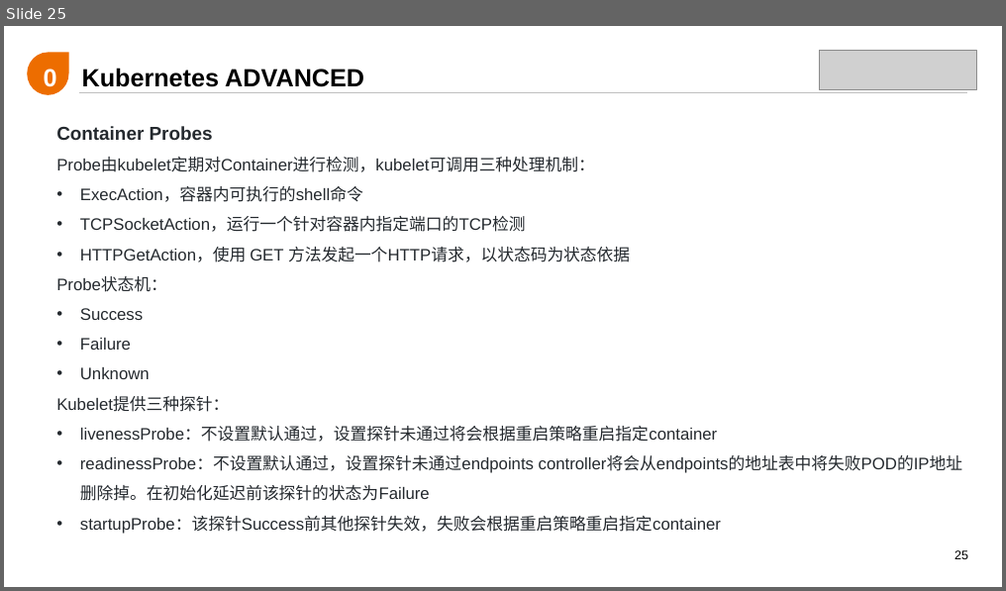
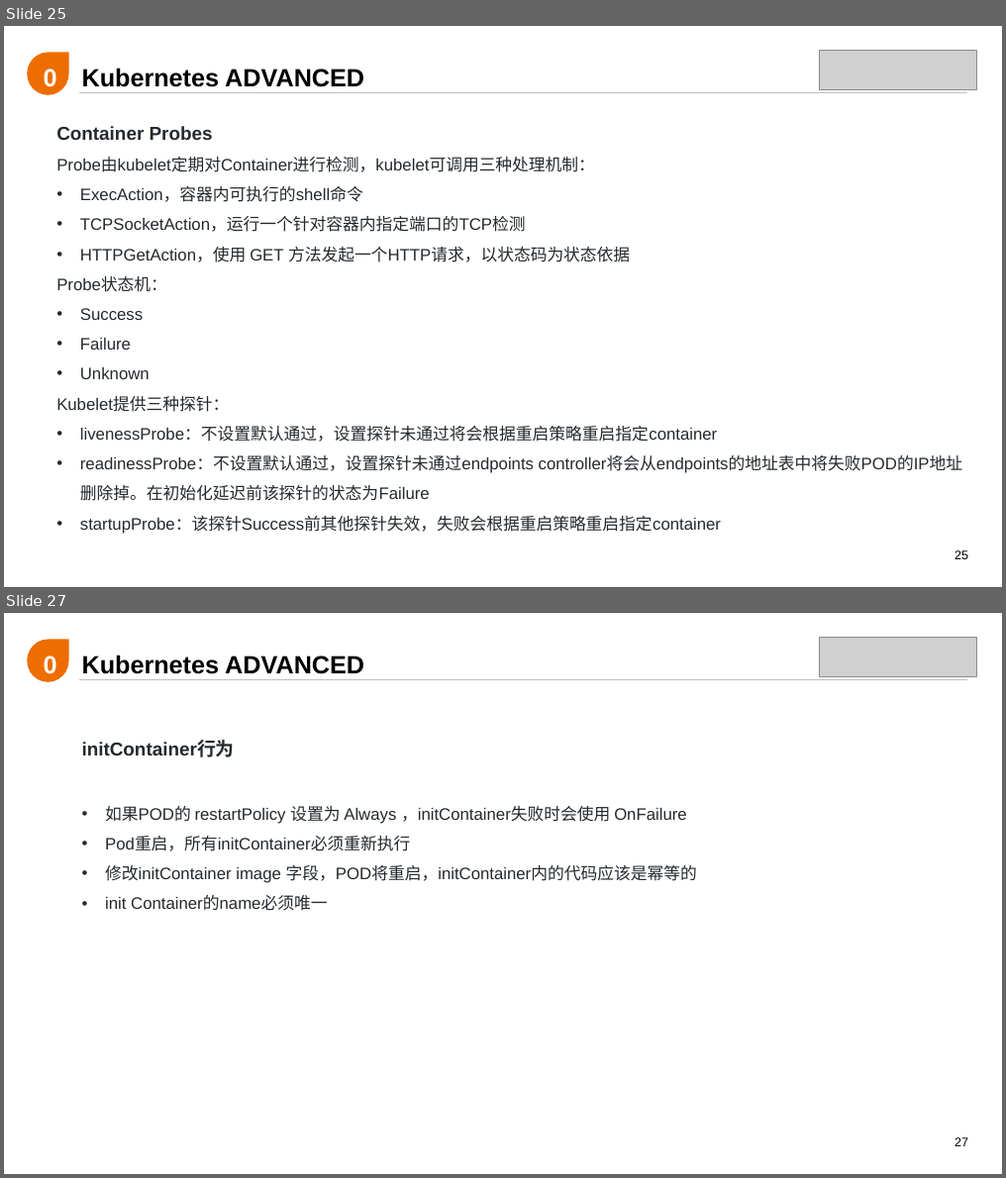
Before and after one commit to liamliu1986/kubecamp, a slide deck: 培训体系/002-Kubernetes,Containers Reborn/Kubernetes,Containers Reborn.pptx. Shown one above the other, each under a label of ours: slide 25 before the commit, slides 25 and 27 after it; the slides between them are not shown. The pictures are 1006x591 and 1006x1178 pixels, drawn with LibreOffice and Linux fonts; fonts in the diff are those of the drawing; grey boxes stand for pictures. Boxes give left, top, right and bottom in pixels: in the first picture for what was removed or moved away, otherwise in the second. Text is boxed around its words. In the diff, an @@ line names an element or a change of style, - is before the commit and + after.

```diff
--- a/培训体系/002-Kubernetes,Containers Reborn/Kubernetes,Containers Reborn.pptx
+++ b/培训体系/002-Kubernetes,Containers Reborn/Kubernetes,Containers Reborn.pptx
@@ slide 27 added at (x1=4, y1=613, x2=1002, y2=1174), background #FFFFFF; not listed: 3 template elements that a slide beside it also shows @@
@@ text added at (x1=30, y1=637, x2=70, y2=679), 24 pt, text #FFFFFF, bold @@
+02
@@ picture added at (x1=819, y1=637, x2=977, y2=677) @@
@@ text added at (x1=82, y1=655, x2=364, y2=674), 24 pt, text #000000, bold @@
+Kubernetes ADVANCED
@@ text added at (x1=82, y1=742, x2=697, y2=911), 16 pt, text #24292E @@
+initContainer行为
+• 如果POD的 restartPolicy 设置为 Always ，initContainer失败时会使用 OnFailure
+• Pod重启，所有initContainer必须重新执行
+• 修改initContainer image 字段，POD将重启，initContainer内的代码应该是幂等的
+• init Container的name必须唯一
```
Also in this commit, not shown: 1 slide changed, 14 other slides added.
